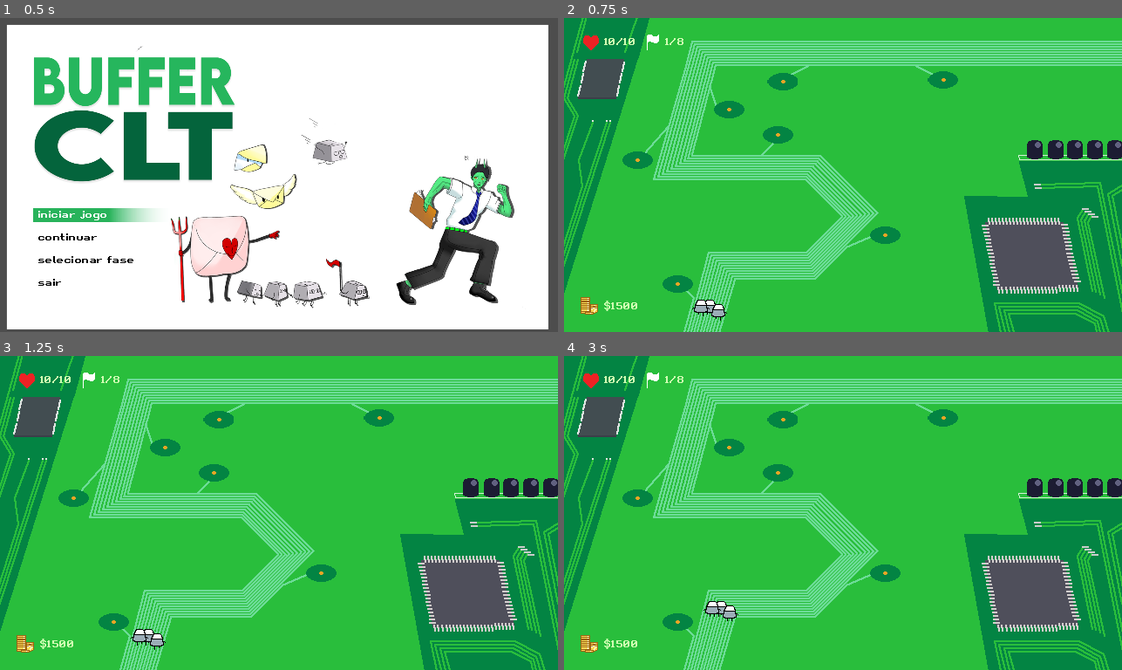
Above: before the commit, frames 1-4 (two rows, left to right).
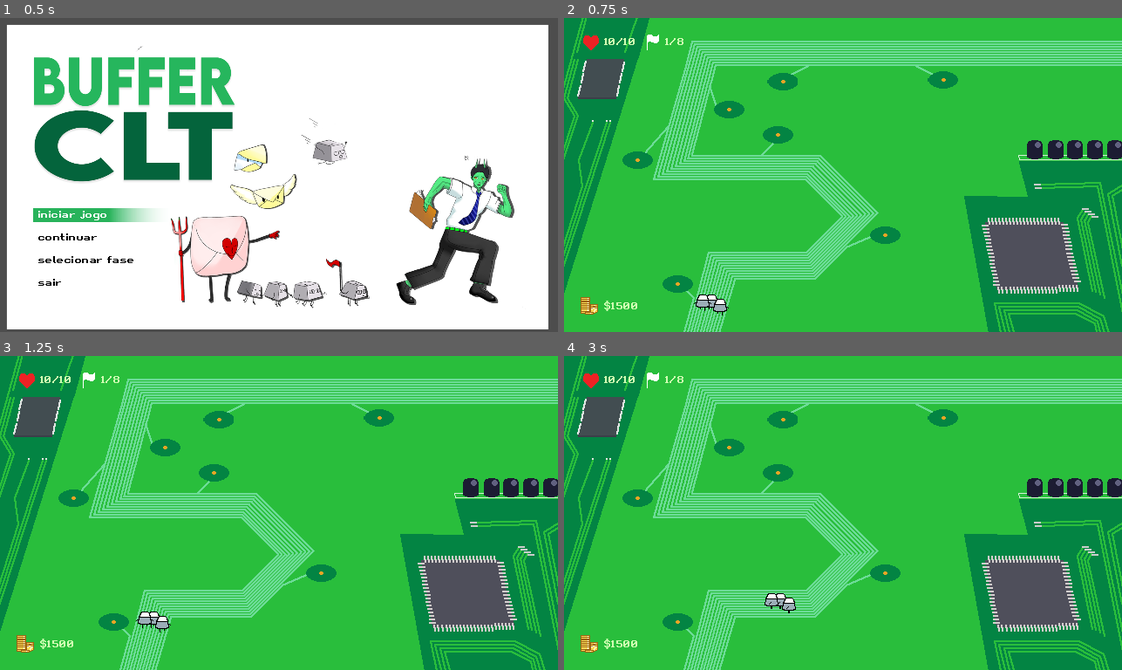
Above: after the commit, the same moments.

Repository: IvnaFeitosa/BufferCLT
Game: Godot game, scene res://scenes/titlescreen.tscn
The game is run twice, just before and just after one commit, with the same random seed, the same clock (stepped at 60 frames per second) and the same inputs. The engine's default icon, where the game draws it, is replaced by a stand-in: a white triangle on a blue panel in a dark square.
Inputs (mouse positions are in pixels of both pictures, inside the frame that each line leads up to):
- Up to frame 1 (0.5 s): no input
- Up to frame 2 (0.75 s): tap Enter (ui_accept) at 0.5 s; move the mouse to (965, 159) at 0.52 s; hold Up (ui_up) from 0.53 s (still down); click (965, 159) at 0.67 s
- Up to frame 3 (1.25 s): keep holding Up (ui_up); tap Enter (ui_accept) at 0.77 s
- Up to frame 4 (3 s): move the mouse to (636, 497) at 1.27 s; release Up (ui_up) at 1.28 s; hold Down (ui_down) 1.28-2 s; click (636, 497) at 1.42 s; tap Enter (ui_accept) at 1.52 s; click "$100" at 2 s; click "X" at 2.75 s

Frame 1 is identical in both runs. In frame 2, 0.3% of the frame differs, in the area x 22-30%, y 88-97%; in frame 3, 0.5%, in the area x 23-31%, y 81-94%; in frame 4, 0.5%.

Commit message:
resolve stash apply conflicts

Diff:
--- a/project.godot
+++ b/project.godot
@@ -10,8 +10,8 @@
 
 [application]
 
-config/name="dandelion"
-run/main_scene="uid://datx87lhmx7w5"
+config/name="bufferCLT"
+run/main_scene="uid://t1ws7xja47ko"
 config/features=PackedStringArray("4.4", "Forward Plus")
 config/icon="res://icon.svg"
 
@@ -23,6 +23,7 @@
 
 window/size/viewport_width=640
 window/size/viewport_height=360
+window/size/mode=4
 window/size/resizable=false
 window/stretch/mode="viewport"
 window/stretch/scale_mode="integer"
--- a/scenes/game.tscn
+++ b/scenes/game.tscn
@@ -126,6 +126,6 @@
 v_offset = 5.0
 
 [node name="Key3" parent="Path2D" instance=ExtResource("2_yqjtg")]
-position = Vector2(169, 301)
+position = Vector2(155.381, 336.175)
 progress = 29.0739
 h_offset = -10.0
--- a/scenes/key.tscn
+++ b/scenes/key.tscn
@@ -120,7 +120,6 @@
 rotates = false
 loop = false
 script = ExtResource("1_fttkb")
-SPEED = 20.0
 
 [node name="CharacterBody2D" type="CharacterBody2D" parent="."]
 position = Vector2(-1, -2)
--- a/scripts/key.gd
+++ b/scripts/key.gd
@@ -1,5 +1,5 @@
 extends PathFollow2D
-@export var SPEED = 200.0
+const SPEED = 50.0
 @export var HP = 2
 @onready var animatedSprite = $AnimatedSprite2D
 var previous_pos: Vector2
Not shown: 1 places in scenes/titlescreen.tscn that only renumber resources
